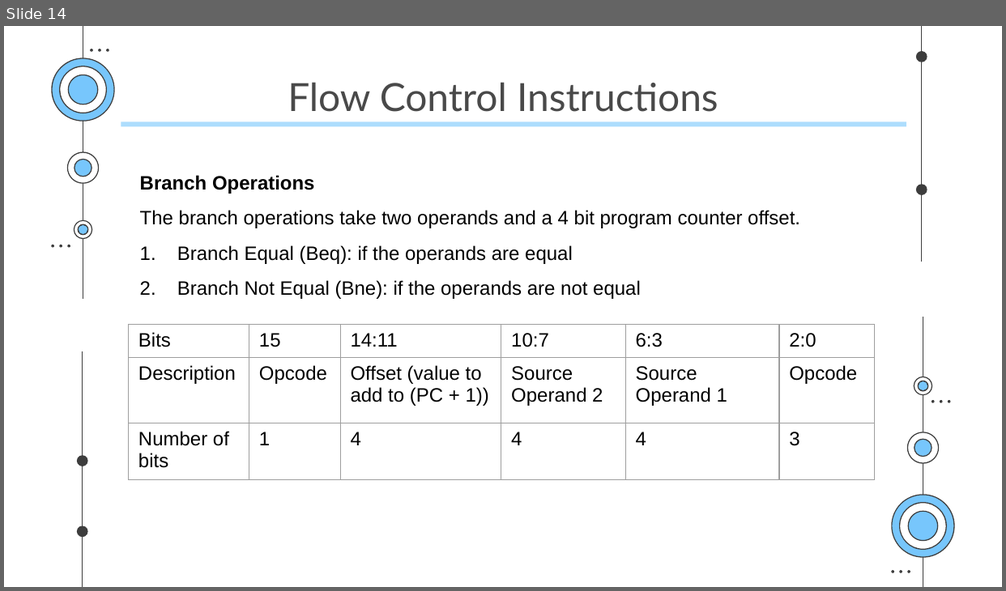
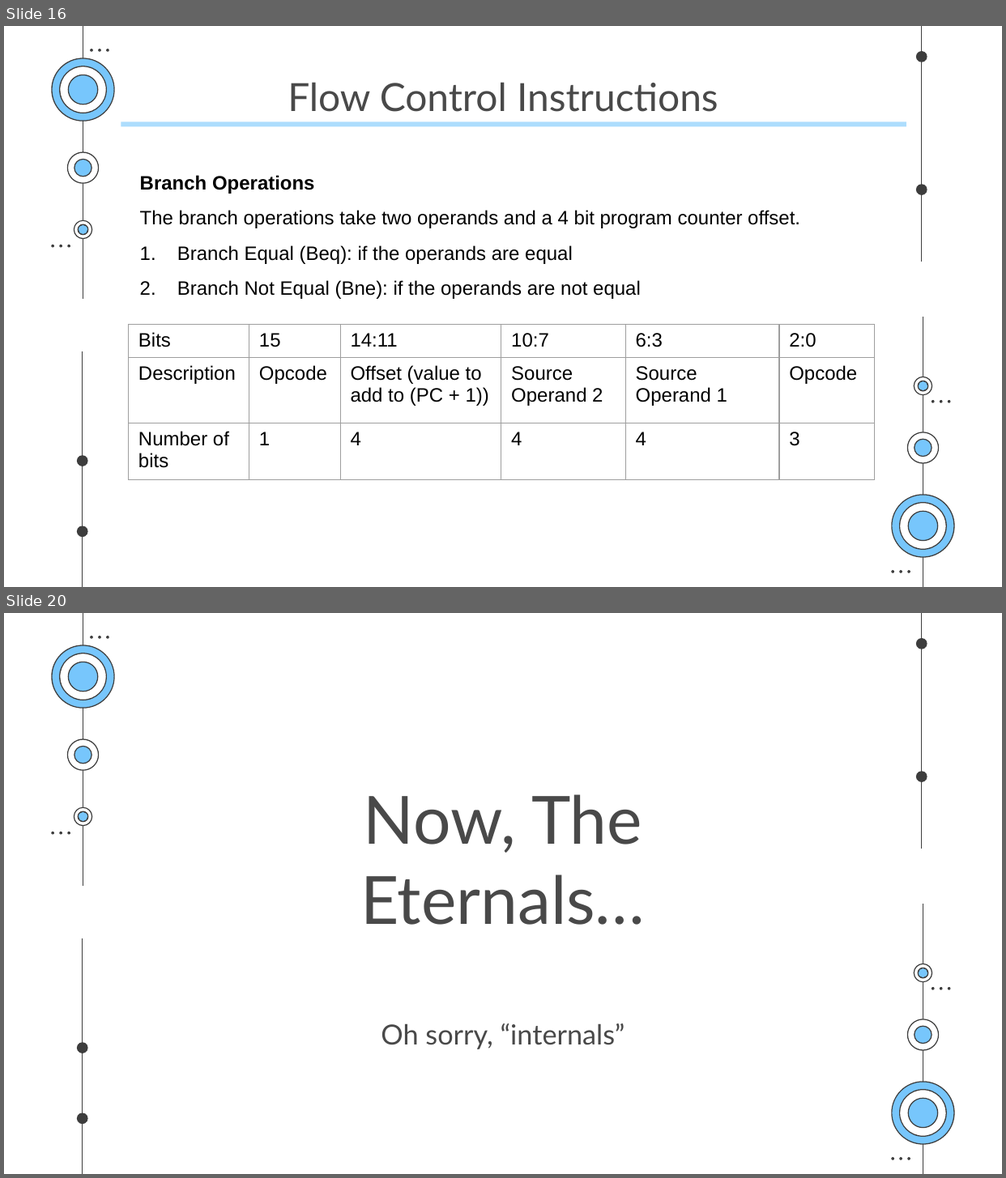
Before and after one commit to kwabenadarkwa/micro-lafentika, a slide deck: presentation_micro_p.pptx. Shown one above the other, each under a label of ours: slide 14 before the commit, slides 16 and 20 after it; the slides between them are not shown. The pictures are 1006x591 and 1006x1178 pixels, drawn with LibreOffice and Linux fonts; fonts in the diff are those of the drawing. Boxes give left, top, right and bottom in pixels: in the first picture for what was removed or moved away, otherwise in the second. Text is boxed around its words. In the diff, an @@ line names an element or a change of style, - is before the commit and + after.

```diff
--- a/presentation_micro_p.pptx
+++ b/presentation_micro_p.pptx
@@ slide 20 added at [4,613,1002,1174], background #FFFFFF; not listed: 48 template elements that a slide beside it also shows @@
@@ title added at [360,794,645,1050], 20 pt, text #494949 @@
+Now, The Eternals…
+Oh sorry, “internals”
@@ what was slide 14 is now slide 16 @@
```
Also in this commit, not shown: 7 slides changed, 4 other slides added, 2 other files.
